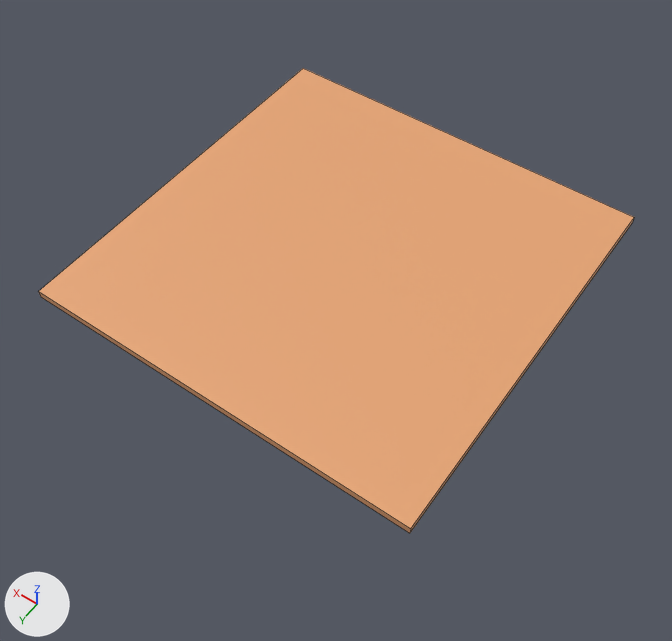
An edit to the Blender file blender/terrain.blend, drawn before and after from the same camera.
Camera for both pictures: a 50 mm camera at (-33.4, 48.4, 64.9) aimed at (-2.5, 5.2, -3.0). The axes (+X, +Y, +Z) are drawn at lower left. The lights are the same throughout. Mesh edges are drawn as thin lines.

Script lines for the objects in view, before the commit:
```python
mat_material = principled_material('Material')
mat_material.base_color = (0.8, 0.377, 0.174)  # beige #e7a574
me_cube = bpy.data.meshes.new('Cube')
me_cube.from_pydata(...)  # a box spanning x -20.0..20.0, y -20.0..20.0, z -0.8..0.0
me_cube.materials.append(mat_material)  # beige #e7a574
ob_cube = bpy.data.objects.new('Cube', me_cube)
ob_cube.location = (0.0, 0.0, 0.0)
```
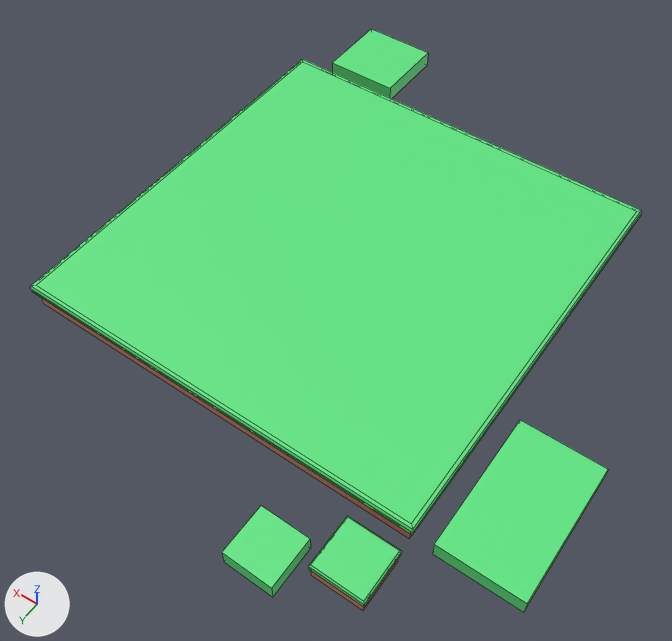
Location of each change, (x1, y1, x2, y2) in pixels of the pictures (672 x 641 px):
'Cube', recoloured, reshaped: before (39, 68, 634, 533); after (30, 59, 642, 538)
'Cube.002', added (green): after (432, 420, 608, 612)
'Cube.003', added (green): after (308, 516, 402, 611)
    faces in mat_material (green #60e784): (308, 516, 402, 607)
    faces in mat_material_001 (orange #e78d71): (311, 559, 399, 611)
'Cube.004', added (green): after (222, 506, 311, 597)
'Cube.001', added (green): after (332, 29, 428, 99)
part 1 of me_cube, built on: before (39, 68, 634, 529); after (30, 59, 642, 535)
part 2 of me_cube, recoloured: before (39, 219, 634, 533); after (41, 298, 411, 538)

Patch to the scene script:
```diff
--- a/blender/terrain.blend.py
+++ b/blender/terrain.blend.py
@@ mat_material @@
 mat_material = principled_material('Material')
-mat_material.base_color = (0.8, 0.377, 0.174)  # beige #e7a574
+mat_material.base_color = (0.118, 0.8, 0.23)  # green #60e784
@@ mat_material_001 @@
+mat_material_001 = principled_material('Material.001')
+mat_material_001.base_color = (0.8, 0.264, 0.164)  # orange #e78c71
@@ me_cube @@
 # used by ob_cube; location = (0.0, 0.0, 0.0)
-me_cube.from_pydata(...)  # 8 vertices, 6 faces; spans x -20.0..20.0, y -20.0..20.0, z -0.8..0.0
+me_cube.from_pydata(...)  # 28 vertices, 25 faces; spans x -20.4..20.4, y -20.4..20.4, z -1.7..0.9
+# me_cube part 1
+# 2 faces are deleted
+# 4 vertices in x -20.0..20.0, y -20.0..20.0, z -0.8 move by (0.0, 0.0, -0.9)
+# 20 vertices are added at x -20.4..20.4, y -20.4..20.4, z 0.0..0.9
+# 21 new faces join them, mat_material (green #60e784)
+# me_cube part 2: 4 faces spanning x -20.0..20.0, y -20.0..20.0, z -1.7..0.0 switch from mat_material (beige #e7a574) to mat_material_001 (orange #e78d71)
@@ me_cube_004 @@
+me_cube_004.from_pydata(...)  # a box spanning x -20.0..20.0, y -20.0..20.0, z -1.7..0.0
+me_cube_004.materials.append(mat_material)  # green #60e784
@@ me_cube_003 @@
+me_cube_003.from_pydata(...)  # 20 vertices, 17 faces; spans x -21.2..21.2, y -21.2..21.2, z -1.7..0.2
+# faces by material slot: [13, 4]
+me_cube_003.materials.append(mat_material)  # green #60e784
+me_cube_003.materials.append(mat_material_001)  # orange #e78c71
@@ ob_cube_004 @@
+ob_cube_004 = bpy.data.objects.new('Cube.004', me_cube_004)
+ob_cube_004.location = (-12.0, 27.4, 0.0)
+ob_cube_004.scale = (0.117, 0.117, 1.0)
@@ ob_cube_003 @@
+ob_cube_003 = bpy.data.objects.new('Cube.003', me_cube_003)
+ob_cube_003.location = (-18.0, 24.4, 0.0)
+ob_cube_003.scale = (0.117, 0.117, 1.0)
@@ ob_cube_002 @@
+ob_cube_002 = bpy.data.objects.new('Cube.002', me_cube_004.copy())
+ob_cube_002.location = (-26.0, 13.4, 0.0)
+ob_cube_002.scale = (0.196, 0.333, 1.0)
@@ ob_cube_001 @@
+ob_cube_001 = bpy.data.objects.new('Cube.001', me_cube_004.copy())
+ob_cube_001.location = (14.0, -26.6, 0.0)
+ob_cube_001.scale = (0.196, 0.196, 1.0)
```
